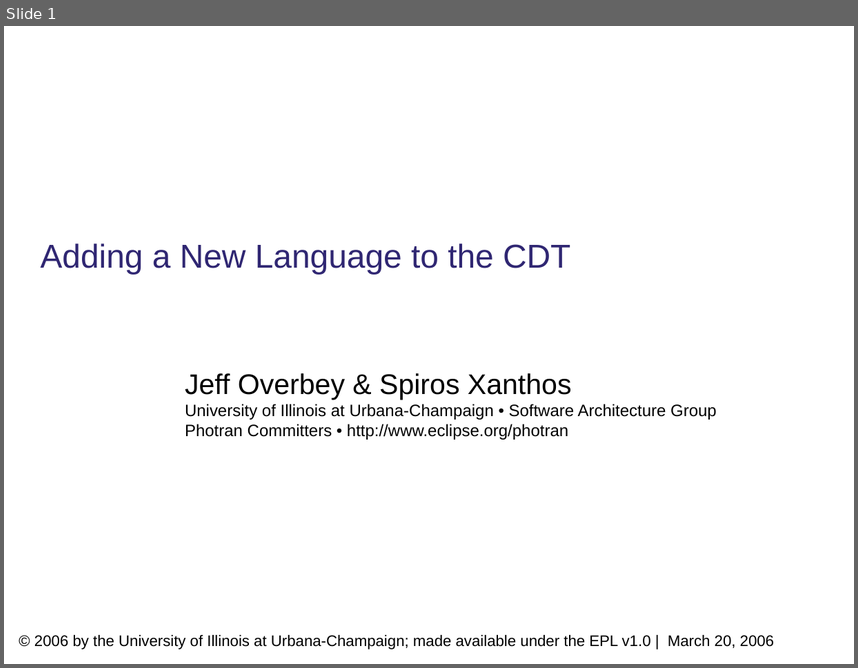
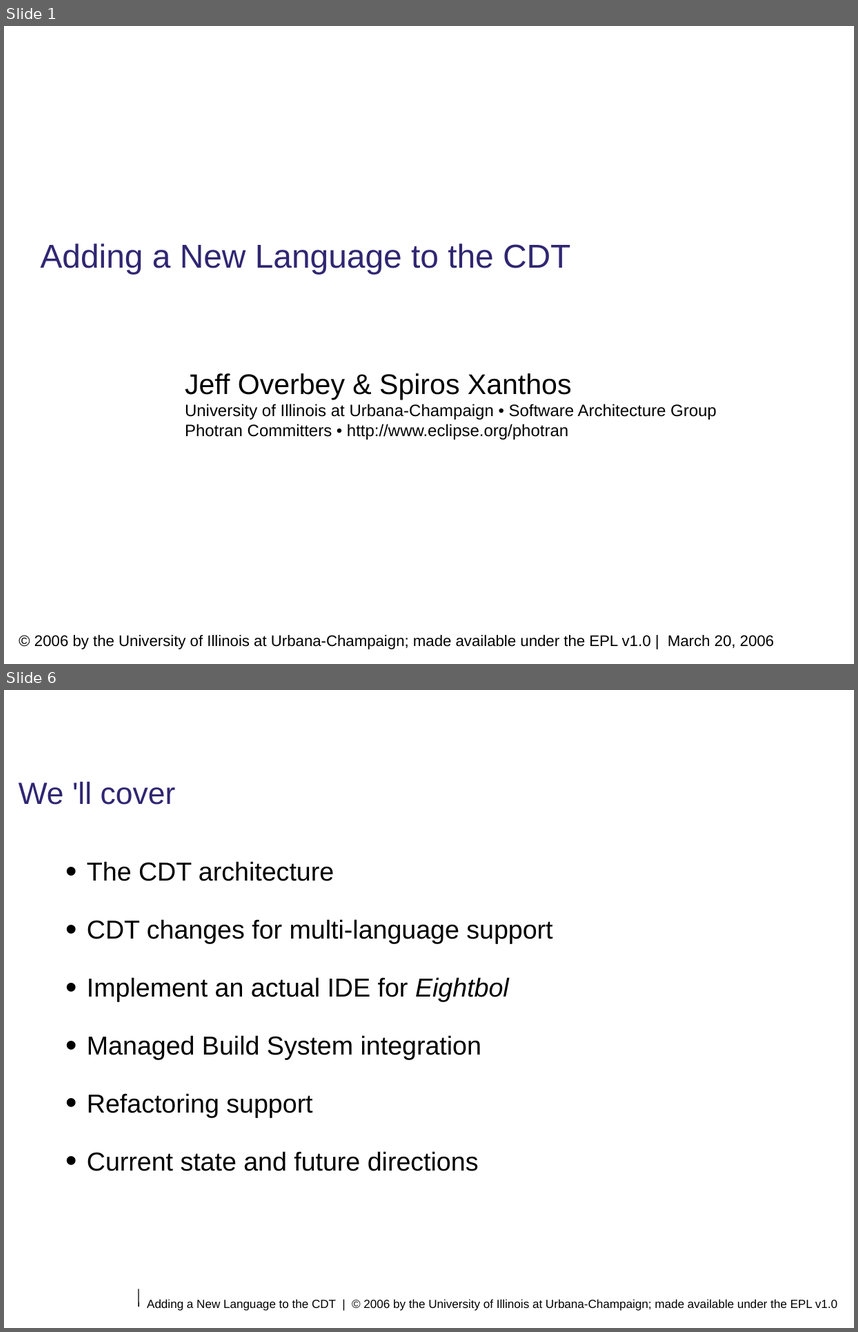
Before and after one commit to eclipse-ptp/ptp.photran, a slide deck: org.eclipse.photran-dev-docs/eclipsecon-2006/welcome-introduction-overview.odp. Shown one above the other, each under a label of ours: slide 1 before the commit, slides 1 and 6 after it; the slides between them are not shown. The pictures are 858x668 and 858x1332 pixels, drawn with LibreOffice and Linux fonts; fonts in the diff are those of the drawing; background and template pictures are left out. Boxes give left, top, right and bottom in pixels: in the first picture for what was removed or moved away, otherwise in the second. Text is boxed around its words. In the diff, an @@ line names an element or a change of style, - is before the commit and + after.

```diff
--- a/org.eclipse.photran-dev-docs/eclipsecon-2006/welcome-introduction-overview.odp
+++ b/org.eclipse.photran-dev-docs/eclipsecon-2006/welcome-introduction-overview.odp
@@ slide 6 added at (x1=4, y1=690, x2=854, y2=1328), background #FFFFFF @@
@@ title added at (x1=18, y1=781, x2=176, y2=805), 26 pt, text #2F2672 @@
+We 'll cover
@@ text added at (x1=87, y1=861, x2=553, y2=1171), 22 pt, text #000000 @@
+• The CDT architecture
+• CDT changes for multi-language support
+• Implement an actual IDE for Eightbol
+• Managed Build System integration
+• Refactoring support
+• Current state and future directions
@@ line added from (139, 1288) to (139, 1306), #000000 0.74 pt @@
@@ text added at (x1=147, y1=1299, x2=838, y2=1310), 10 pt, text #000000 @@
+Adding a New Language to the CDT | © 2006 by the University of Illinois at Urbana-Champaign; made available under the EPL v1.0
```
Also in this commit, not shown: 3 slides changed, 3 other slides added, 1 slide removed.
